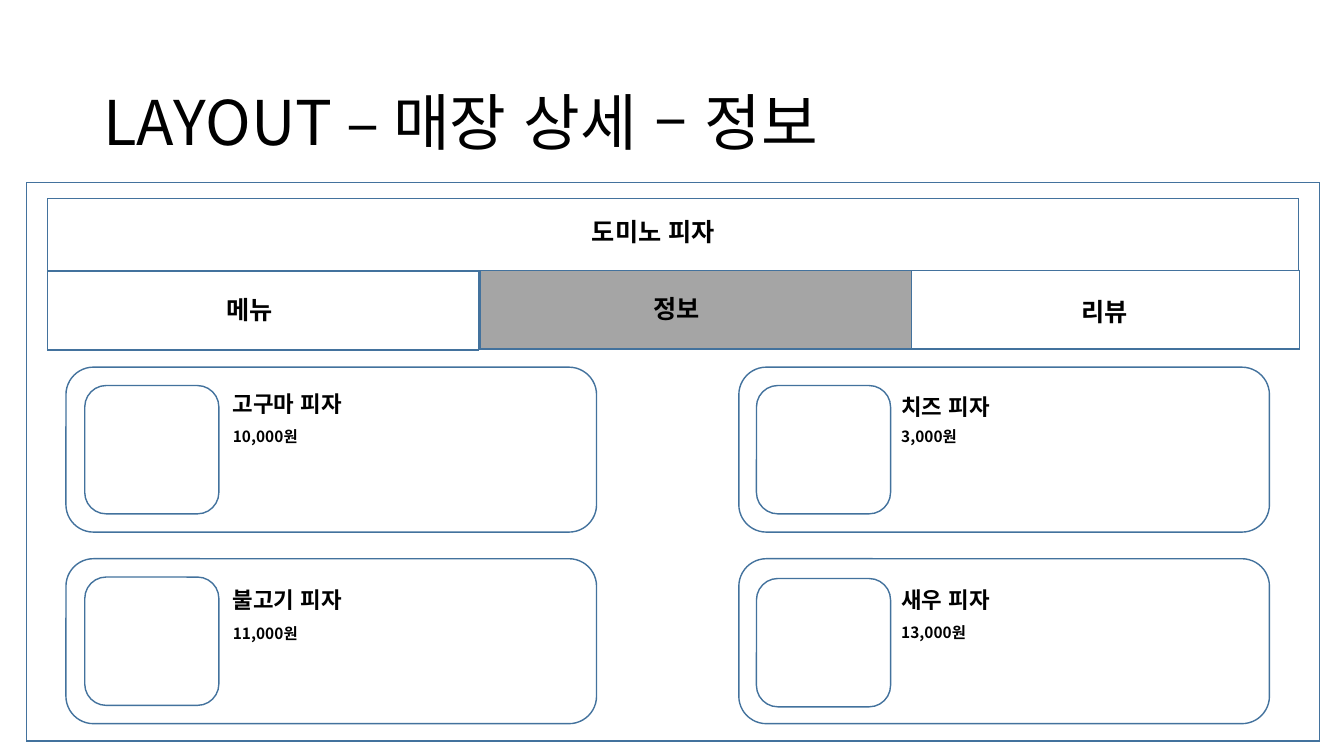
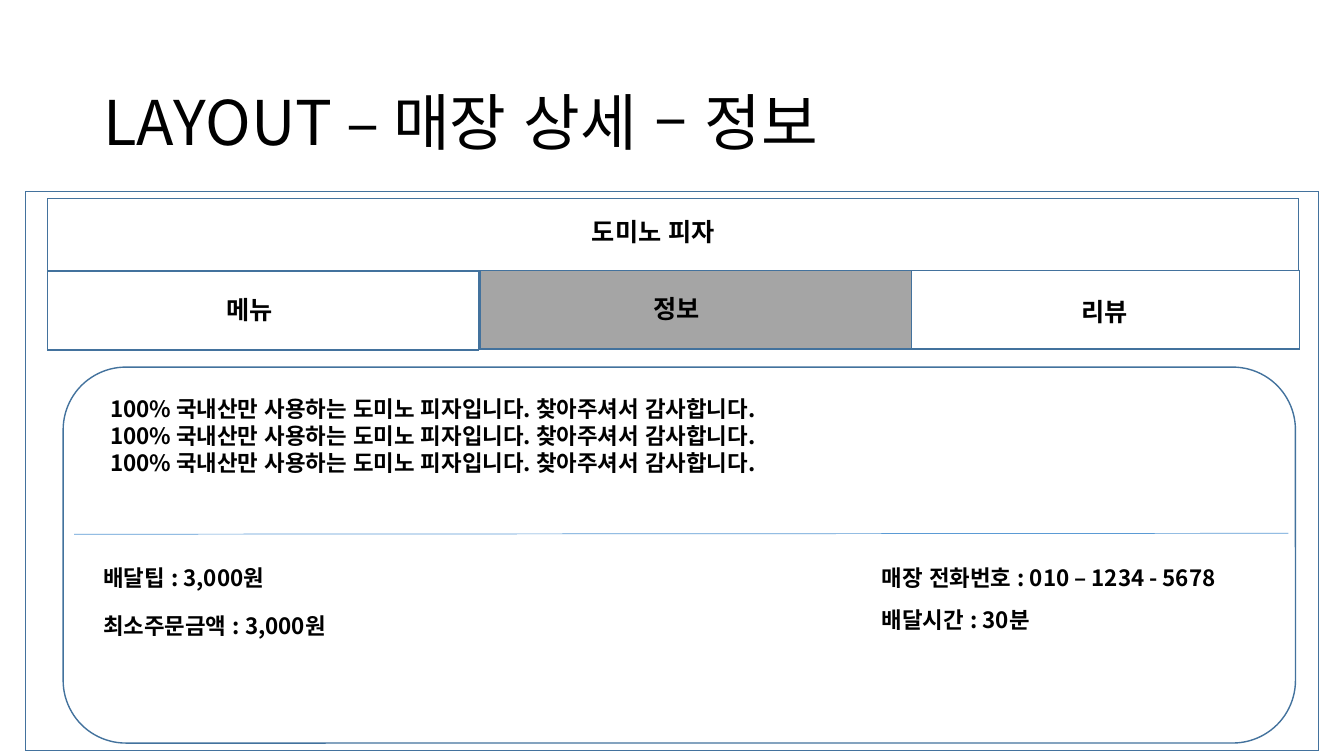
Before and after one commit to Camelllia/BaeminApplication, a slide deck: slide 15 of 202131205_김승진_실무게임프로그래밍_기획서.pptx. Drawn at 1344x756 pixels with LibreOffice and Linux fonts; fonts in the diff are those of the drawing. Boxes give left, top, right and bottom in pixels: in the first picture for what was removed or moved away, otherwise in the second. Text is boxed around its words. In the diff, an @@ line names an element or a change of style, - is before the commit and + after.

```diff
--- a/202131205_김승진_실무게임프로그래밍_기획서.pptx
+++ b/202131205_김승진_실무게임프로그래밍_기획서.pptx
@@ rectangle moved from (x1=26, y1=182, x2=1320, y2=741) to (x1=25, y1=192, x2=1319, y2=750) @@
@@ rounded rectangle resized from (x1=66, y1=367, x2=596, y2=532) to (x1=64, y1=367, x2=1297, y2=743) @@
@@ rounded rectangle removed at (x1=85, y1=385, x2=219, y2=513) @@
@@ rounded rectangle removed at (x1=739, y1=367, x2=1269, y2=532) @@
@@ rounded rectangle removed at (x1=756, y1=385, x2=890, y2=513) @@
@@ text added at (x1=110, y1=398, x2=755, y2=473), 16 pt, text #000000, bold @@
+100% 국내산만 사용하는 도미노 피자입니다. 찾아주셔서 감사합니다.
+100% 국내산만 사용하는 도미노 피자입니다. 찾아주셔서 감사합니다.
+100% 국내산만 사용하는 도미노 피자입니다. 찾아주셔서 감사합니다.
@@ text removed at (x1=233, y1=393, x2=342, y2=414) @@
-고구마 피자
@@ text removed at (x1=901, y1=396, x2=990, y2=417) @@
-치즈 피자
@@ text removed at (x1=233, y1=429, x2=298, y2=445) @@
-10,000원
@@ text removed at (x1=901, y1=429, x2=957, y2=445) @@
-3,000원
@@ line added from (75, 534) to (1289, 533), #5B9BD5 0.5 pt @@
@@ rounded rectangle removed at (x1=66, y1=559, x2=596, y2=724) @@
@@ text added at (x1=103, y1=567, x2=264, y2=591), 16 pt, text #000000, bold @@
+배달팁 : 3,000원
@@ rounded rectangle removed at (x1=739, y1=559, x2=1269, y2=724) @@
@@ text added at (x1=882, y1=567, x2=1216, y2=588), 16 pt, text #000000, bold @@
+매장 전화번호 : 010 – 1234 - 5678
@@ rounded rectangle removed at (x1=85, y1=577, x2=219, y2=705) @@
@@ text removed at (x1=233, y1=589, x2=342, y2=610) @@
-불고기 피자
@@ rounded rectangle removed at (x1=756, y1=579, x2=890, y2=707) @@
@@ text removed at (x1=901, y1=589, x2=990, y2=610) @@
-새우 피자
@@ text added at (x1=103, y1=615, x2=326, y2=639), 16 pt, text #000000, bold @@
+최소주문금액 : 3,000원
@@ text removed at (x1=233, y1=626, x2=298, y2=642) @@
-11,000원
@@ text added at (x1=882, y1=609, x2=1030, y2=630), 16 pt, text #000000, bold @@
+배달시간 : 30분
@@ text removed at (x1=901, y1=625, x2=966, y2=641) @@
-13,000원
```
Also in this commit, not shown: 1 other slide changed, 1 slide removed, 13 other files.
